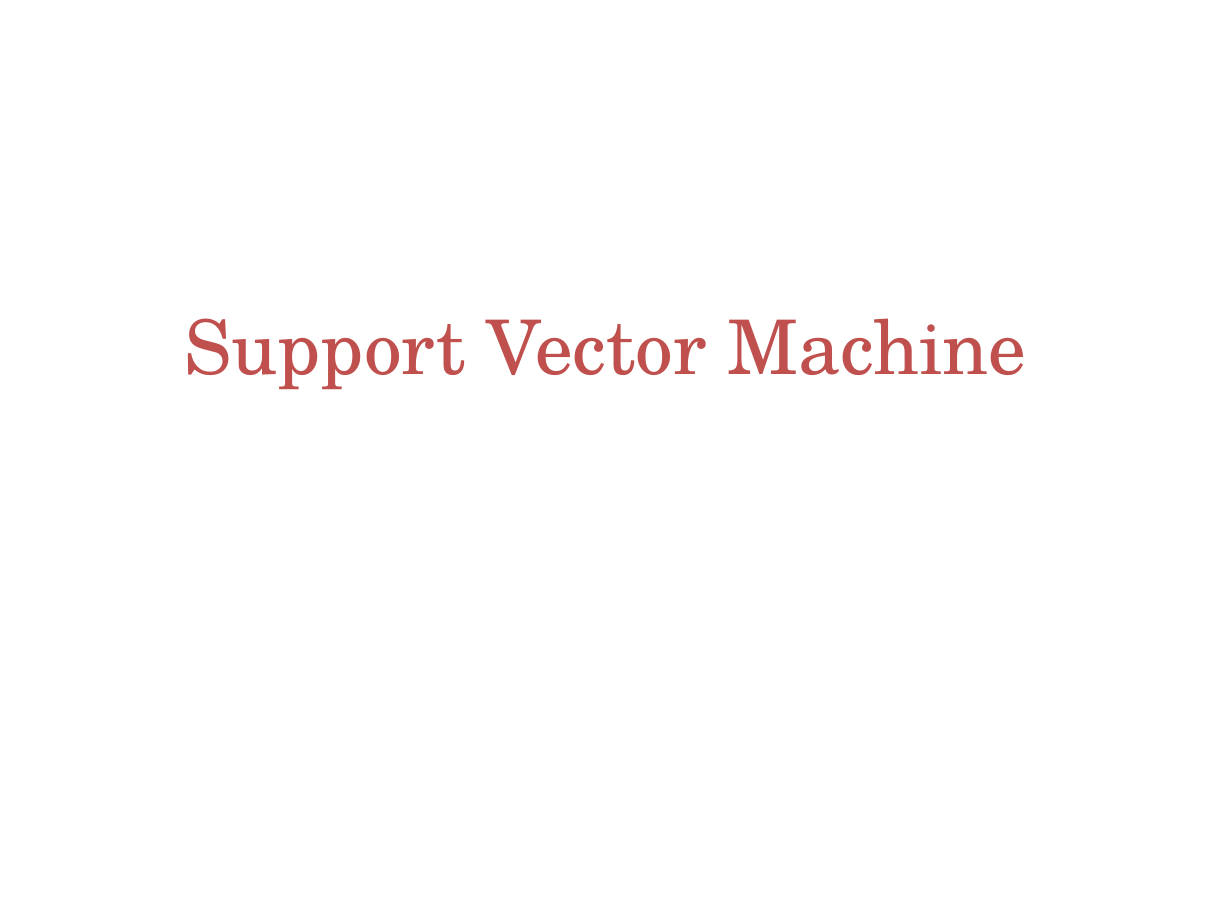
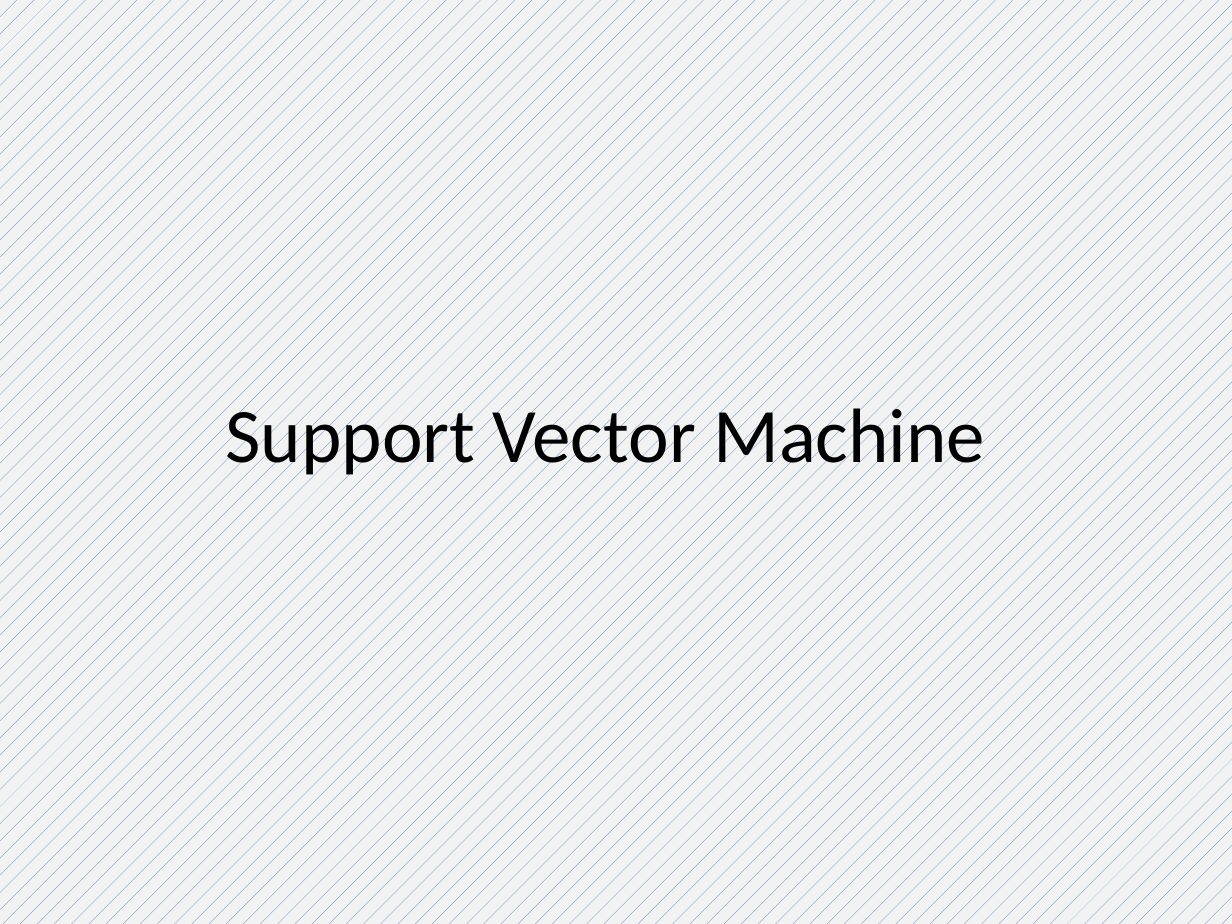
Before and after one commit to Shah-Aayush/semester-5-materials, a slide deck: slide 1 of ML - Machine Learning/Notes/swatiSVM for class.pptx. Drawn at 1232x924 pixels with LibreOffice and Linux fonts; fonts in the diff are those of the drawing; background and template pictures are left out. Boxes give left, top, right and bottom in pixels: in the first picture for what was removed or moved away, otherwise in the second. Text is boxed around its words. In the diff, an @@ line names an element or a change of style, - is before the commit and + after.

```diff
--- a/ML - Machine Learning/Notes/swatiSVM for class.pptx
+++ b/ML - Machine Learning/Notes/swatiSVM for class.pptx
@@ background picture (left out) to pattern #4472C4 on #F2F2F2 @@
@@ title "Support Vector Machine" at [226, 398, 985, 480]: size 44 to 45 pt, font TeX Gyre Schola to Calibri, text colour #C0504D to #000000; line spacing 1 to 0.9; vertical alignment middle to bottom @@
```
Also in this commit, not shown: 52 other slides changed, 22 other files.
